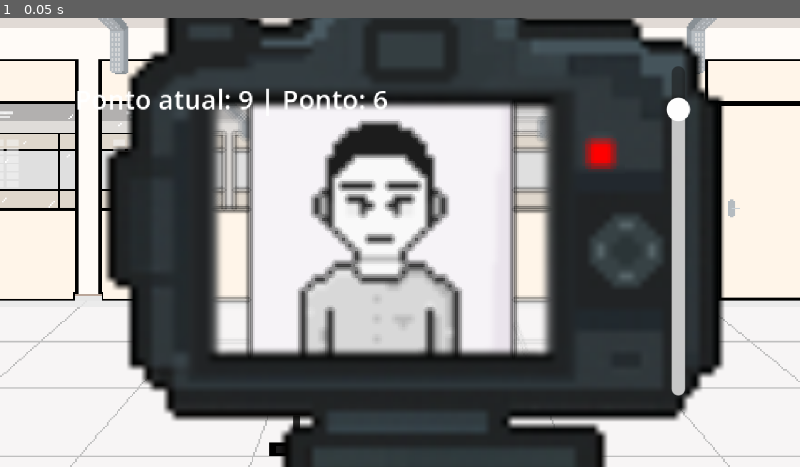
Above: before the commit, frame 1.
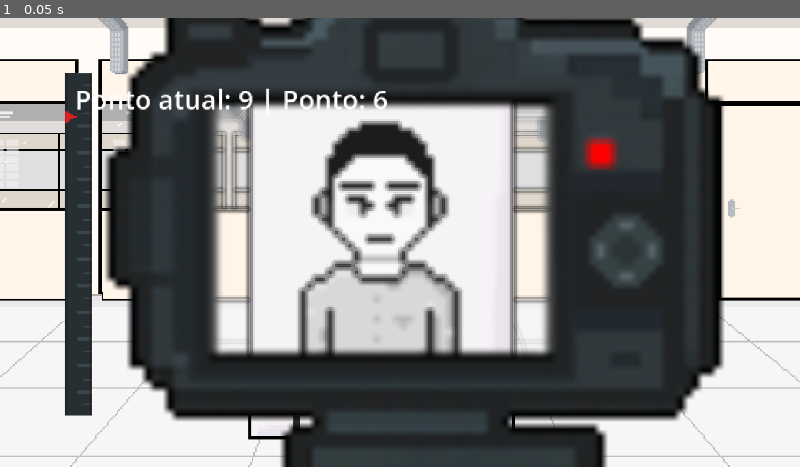
Above: after the commit, the same moment.

Repository: bianca-bezerra/CINExpress
Game: Godot game, scene res://scenes/levels/cam_level.tscn
Same seed, same stepped clock (60 frames per second), same inputs: the game is played once before the commit and once after it. This scene is started directly instead of the project's main scene.
Inputs:
- Up to frame 1 (0.05 s): no input

The runs differ from the first frame. In frame 1, 4.0% of the frame differs, in the area x 8-87%, y 10-98%.

Commit message:
adiciona o asset de slide na cena da camera

Diff:
--- a/scenes/game_manager.tscn
+++ b/scenes/game_manager.tscn
@@ -6,7 +6,7 @@
 
 [node name="GameManager" type="Node"]
 script = ExtResource("1_hwd4i")
-total_game_duration = 686
+total_game_duration = 90
 
 [node name="GameTimer" type="Timer" parent="."]
 
--- a/scenes/levels/cam_level.tscn
+++ b/scenes/levels/cam_level.tscn
@@ -6,6 +6,10 @@
 [ext_resource type="Texture2D" uid="uid://bihkwjs58e840" path="res://assets/sprites/camera_ia.png" id="2_muaox"]
 [ext_resource type="Texture2D" uid="uid://c4bdeh4vffm5b" path="res://assets/sprites/camera_point_of_view.png" id="2_oh5ai"]
 [ext_resource type="Texture2D" uid="uid://derrqbcyjmlrw" path="res://assets/sprites/ninguem.png" id="2_r3o5b"]
+[ext_resource type="Texture2D" uid="uid://cengme4nf601a" path="res://assets/UI/slide/grabber_vertical.png" id="7_6pmmh"]
+[ext_resource type="Texture2D" uid="uid://ua3kc12kfhgi" path="res://assets/UI/slide/grabber.png" id="7_su7k0"]
+[ext_resource type="Texture2D" uid="uid://evip8hwf3d1x" path="res://assets/UI/slide/tick.png" id="7_vb830"]
+[ext_resource type="Texture2D" uid="uid://c8uawopoaeypv" path="res://assets/UI/slide/tick_vertical.png" id="8_bygdi"]
 
 [sub_resource type="ShaderMaterial" id="ShaderMaterial_su7k0"]
 
@@ -45,6 +49,22 @@
 shader = ExtResource("1_0v84v")
 shader_parameter/offset = 0.0
 
+[sub_resource type="StyleBoxTexture" id="StyleBoxTexture_6pmmh"]
+texture = ExtResource("8_bygdi")
+expand_margin_left = 8.0
+expand_margin_top = 4.0
+expand_margin_right = 8.0
+expand_margin_bottom = 4.0
+axis_stretch_vertical = 1
+
+[sub_resource type="StyleBoxTexture" id="StyleBoxTexture_su7k0"]
+texture = ExtResource("7_vb830")
+expand_margin_left = 4.0
+expand_margin_top = 8.0
+expand_margin_right = 4.0
+expand_margin_bottom = 8.0
+axis_stretch_horizontal = 1
+
 [sub_resource type="ShaderMaterial" id="ShaderMaterial_muaox"]
 shader = ExtResource("1_0v84v")
 shader_parameter/offset = 10.0
@@ -79,7 +99,9 @@
 anchor_right = 1.0
 anchor_bottom = 1.0
 offset_left = -11.0
+offset_top = 15.0
 offset_right = -11.0
+offset_bottom = 15.0
 grow_horizontal = 2
 grow_vertical = 2
 texture = ExtResource("2_oh5ai")
@@ -123,18 +145,30 @@
 color = Color(1, 0.42352942, 1, 0.03529412)
 
 [node name="VSlider" type="VSlider" parent="."]
-offset_left = 399.0
-offset_top = 28.0
-offset_right = 415.0
-offset_bottom = 226.0
+offset_left = 39.0
+offset_top = 36.0
+offset_right = 55.0
+offset_bottom = 234.0
+theme_override_constants/center_grabber = 0
+theme_override_constants/grabber_offset = -5
+theme_override_icons/grabber = ExtResource("7_6pmmh")
+theme_override_icons/grabber_highlight = ExtResource("7_6pmmh")
+theme_override_icons/grabber_disabled = ExtResource("7_6pmmh")
+theme_override_styles/slider = SubResource("StyleBoxTexture_6pmmh")
 max_value = 10.0
 
 [node name="HSlider" type="HSlider" parent="."]
 custom_minimum_size = Vector2(198, 16)
-offset_left = 138.0
-offset_top = 141.0
-offset_right = 336.0
-offset_bottom = 339.0
+offset_left = 96.0
+offset_top = 241.0
+offset_right = 380.0
+offset_bottom = 257.0
+theme_override_constants/center_grabber = 0
+theme_override_constants/grabber_offset = 4
+theme_override_icons/grabber = ExtResource("7_su7k0")
+theme_override_icons/grabber_highlight = ExtResource("7_su7k0")
+theme_override_icons/grabber_disabled = ExtResource("7_su7k0")
+theme_override_styles/slider = SubResource("StyleBoxTexture_su7k0")
 max_value = 10.0
 
 [node name="DebugLabel" type="Label" parent="."]
Binary file added: assets/UI/slide/grabber.png
Not shown, added: assets/UI/slide/grabber.png.import
Binary file added: assets/UI/slide/grabber_vertical.png
Not shown, added: assets/UI/slide/grabber_vertical.png.import
Binary file added: assets/UI/slide/tick.png
Not shown, added: assets/UI/slide/tick.png.import
Binary file added: assets/UI/slide/tick_vertical.png
Not shown, added: assets/UI/slide/tick_vertical.png.import
Not shown: 1 places in scenes/levels/cam_level.tscn that only renumber resources
